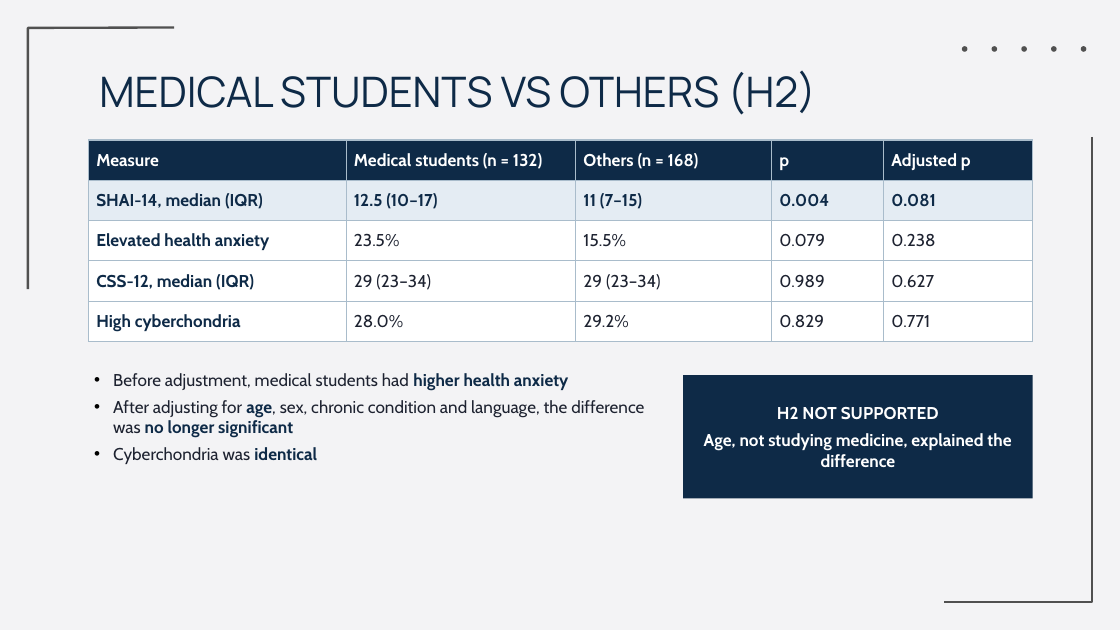
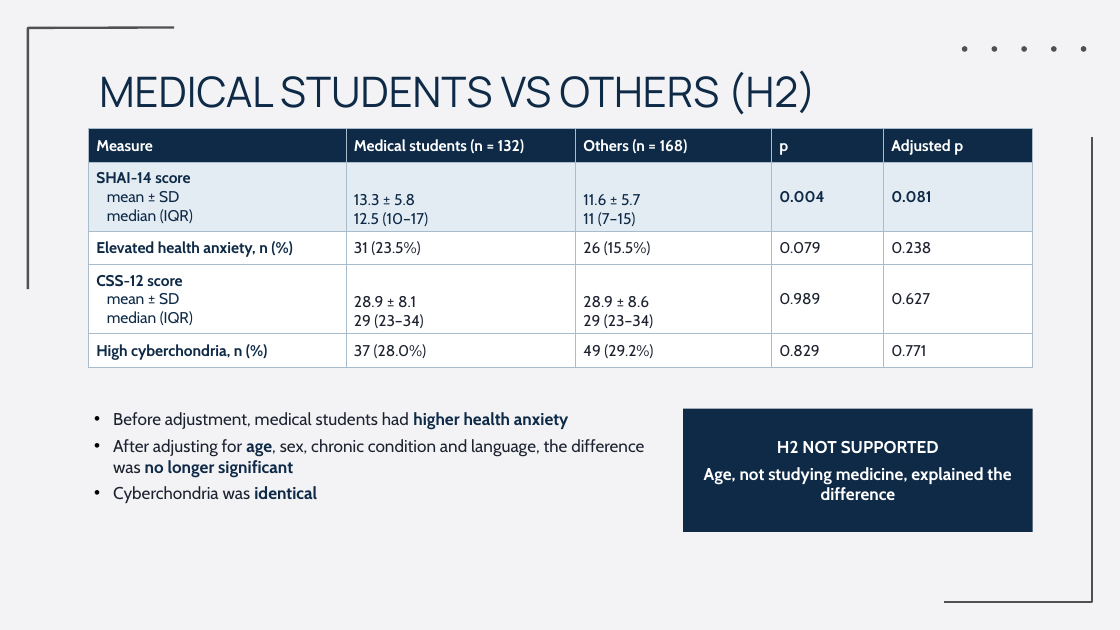
Before and after one commit to Yaseen279/History-Exam, a slide deck: slide 19 of research/output/study/slides/Defence_Final.pptx. Drawn at 1120x630 pixels with LibreOffice and Linux fonts; fonts in the diff are those of the drawing; background and template pictures are left out. Boxes give left, top, right and bottom in pixels: in the first picture for what was removed or moved away, otherwise in the second. Text is boxed around its words. In the diff, an @@ line names an element or a change of style, - is before the commit and + after.

```diff
--- a/research/output/study/slides/Defence_Final.pptx
+++ b/research/output/study/slides/Defence_Final.pptx
@@ table at bbox=[88, 129, 1033, 364] @@
-row 2: SHAI-14, median (IQR) | 12.5 (10–17) | 11 (7–15) | 0.004 | 0.081
+row 2: SHAI-14 score / mean ± SD / median (IQR) | 13.3 ± 5.8 / 12.5 (10–17) | 11.6 ± 5.7 / 11 (7–15) | 0.004 | 0.081
-row 3: Elevated health anxiety | 23.5% | 15.5% | 0.079 | 0.238
+row 3: Elevated health anxiety, n (%) | 31 (23.5%) | 26 (15.5%) | 0.079 | 0.238
-row 4: CSS-12, median (IQR) | 29 (23–34) | 29 (23–34) | 0.989 | 0.627
+row 4: CSS-12 score / mean ± SD / median (IQR) | 28.9 ± 8.1 / 29 (23–34) | 28.9 ± 8.6 / 29 (23–34) | 0.989 | 0.627
-row 5: High cyberchondria | 28.0% | 29.2% | 0.829 | 0.771
+row 5: High cyberchondria, n (%) | 37 (28.0%) | 49 (29.2%) | 0.829 | 0.771
@@ size 11 to 10 pt in "Measure", "Medical students (n = 132)", "Others (n = 168)", "p" and 9 more places @@
@@ table: place and size @@
-table at bbox=[88, 140, 1033, 342]
+table at bbox=[88, 129, 1033, 364]
@@ text "Before adjustment, medical students had ...": place and size @@
-text "Before adjustment, medical students had ..." at bbox=[113, 373, 644, 464]
+text "Before adjustment, medical students had ..." at bbox=[113, 412, 644, 503]
@@ rectangle "H2 NOT SUPPORTED": place and size @@
-rectangle "H2 NOT SUPPORTED" at bbox=[683, 375, 1033, 498]
+rectangle "H2 NOT SUPPORTED" at bbox=[683, 409, 1033, 532]
```
Also in this commit, not shown: 1 other slide changed, 1 other file.
